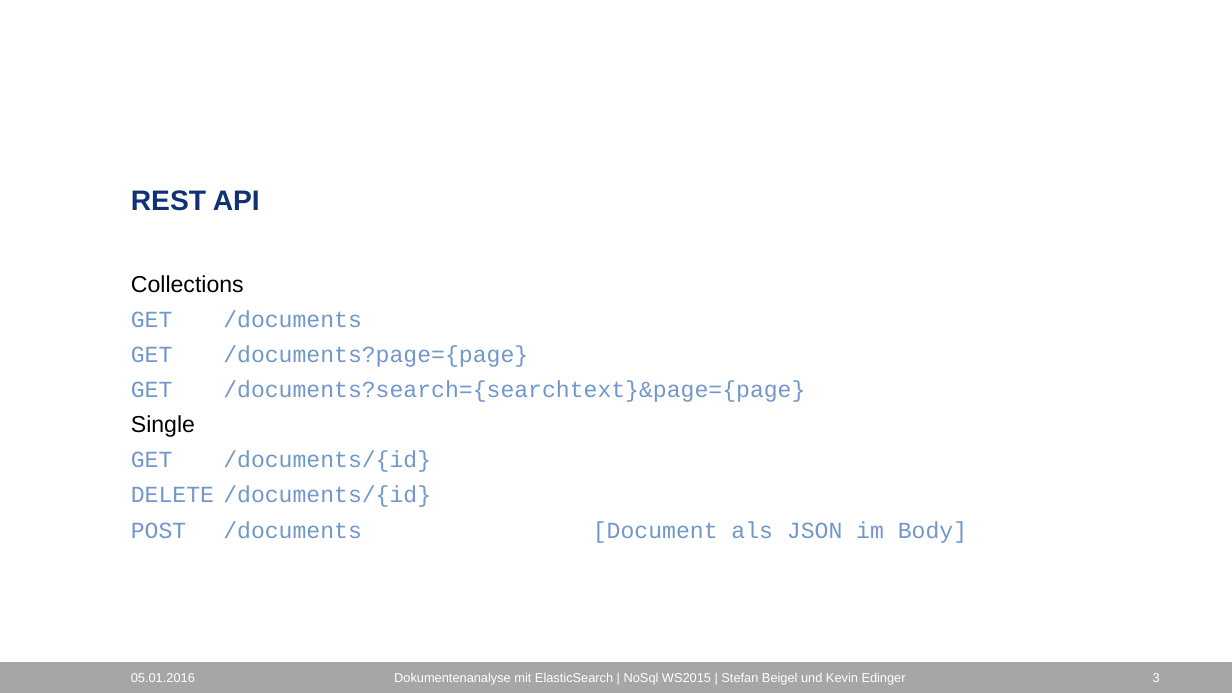
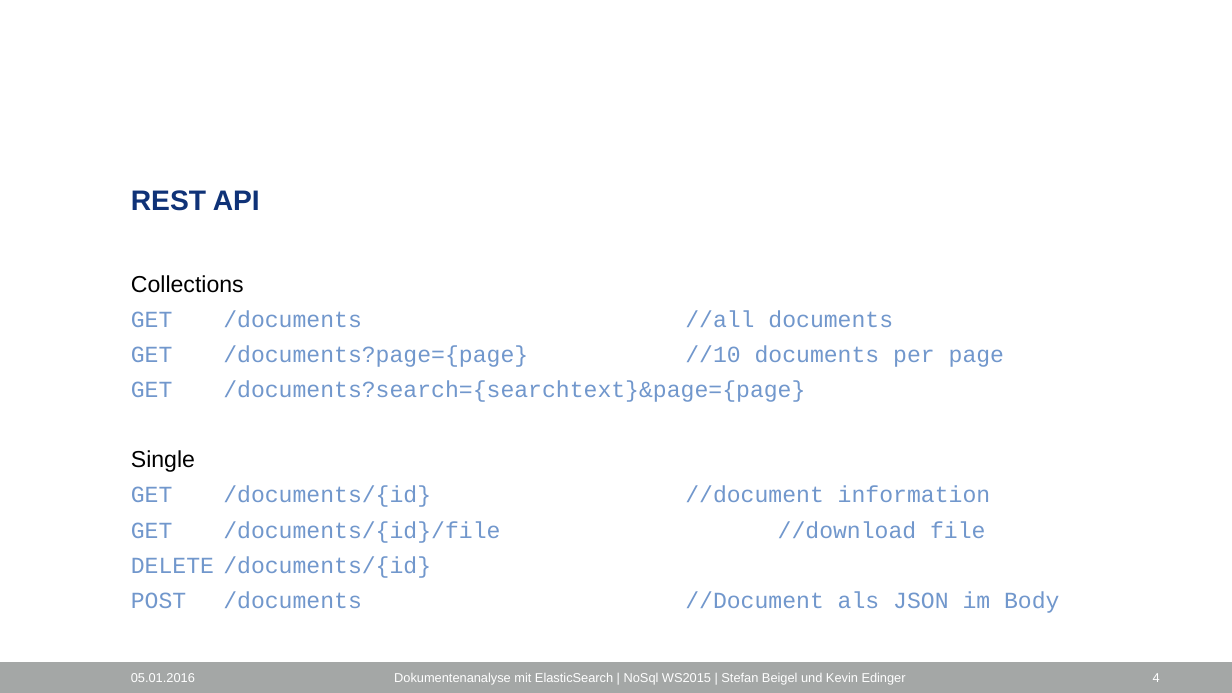
Before and after one commit to stefan0001/hochschule_nosql, a slide deck: slide 4 of presentation.pptx (slide 3 before the commit). Drawn at 1232x693 pixels with LibreOffice and Linux fonts; fonts in the diff are those of the drawing; background and template pictures are left out. Boxes give left, top, right and bottom in pixels: in the first picture for what was removed or moved away, otherwise in the second. Text is boxed around its words. In the diff, an @@ line names an element or a change of style, - is before the commit and + after.

Commit message:
presentation

```diff
--- a/presentation.pptx
+++ b/presentation.pptx
@@ text at box(131, 310, 1004, 367): text changed @@
-GET /documents
-GET /documents?page={page}
+GET /documents //all documents
+GET /documents?page={page} //10 documents per page
@@ text at box(131, 486, 985, 543): text changed @@
-GET /documents/{id}
+GET /documents/{id} //document information
+GET /documents/{id}/file //download file
@@ text at box(131, 591, 1059, 613): text changed @@
-POST /documents [Document als JSON im Body]
+POST /documents //Document als JSON im Body
@@ page number at box(1153, 673, 1160, 682): text changed @@
-3
+4
```
Also in this commit, not shown: 2 slides added, 1 other file.
